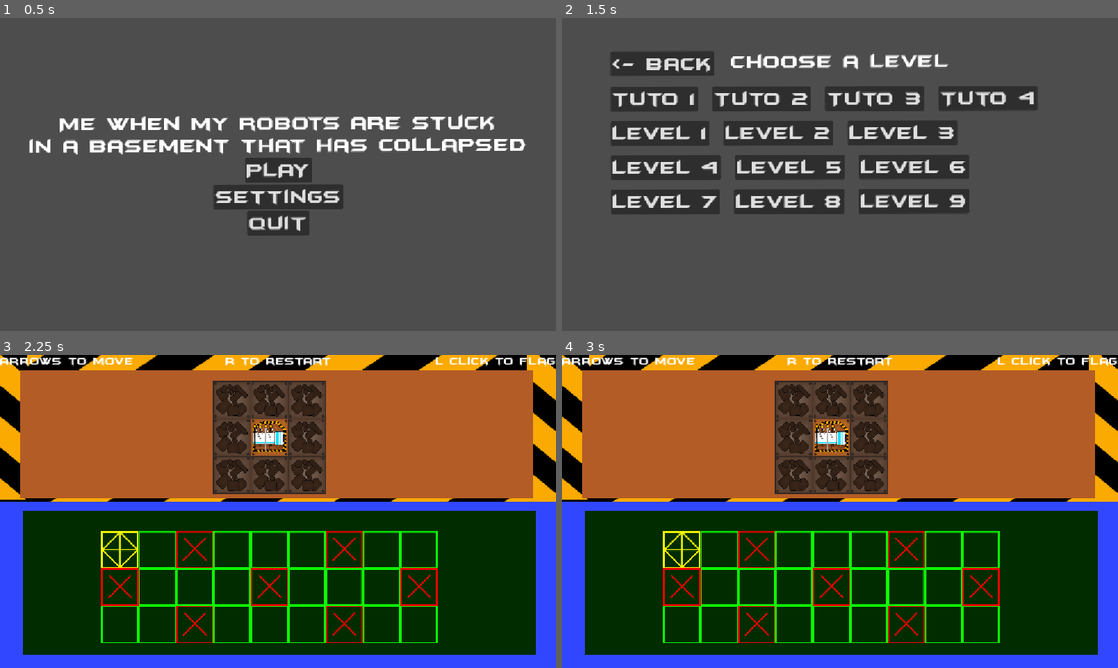
Above: before the commit, frames 1-4 (two rows, left to right).
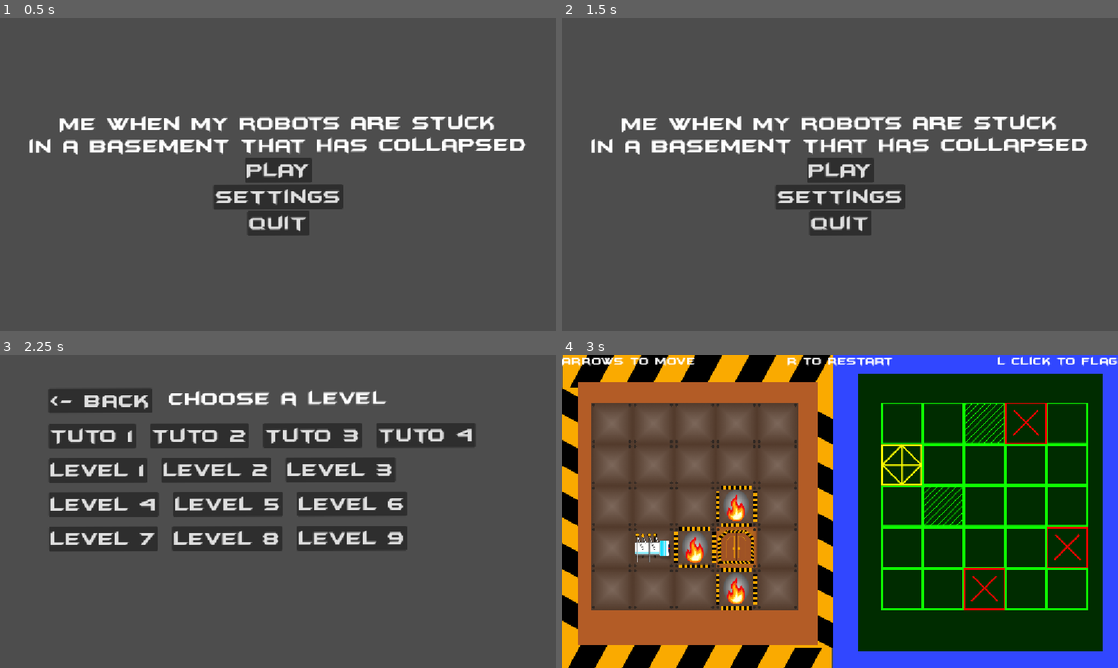
Above: after the commit, the same moments.

Repository: yuesubi/unijam-2026
Game: Godot game, scene res://Scenes/SceneContainers/meta_menu.tscn
Same seed, same stepped clock (60 frames per second), same inputs: the game is played once before the commit and once after it.
Inputs (mouse positions are in pixels of both pictures, inside the frame that each line leads up to):
- Up to frame 1 (0.5 s): no input
- Up to frame 2 (1.5 s): click "PLAY" at 0.5 s; click "<- back" at 1.25 s
- Up to frame 3 (2.25 s): click (278, 508) at 2 s, where only the run after the commit has a clickable "PLAY"
- Up to frame 4 (3 s): click (662, 470) at 2.75 s, where only the run after the commit has a clickable "Level 1"

Frame 1 is identical in both runs. In frame 2, 23% of the frame differs, in the area x 5-95%, y 10-70%; in frame 3, 99%, in the area x 0-100%, y 0-100%; in frame 4, 75%.

Commit message:
Fix back button

Diff:
--- a/into-the-maze/Scenes/Menus/level_selection_menu.tscn
+++ b/into-the-maze/Scenes/Menus/level_selection_menu.tscn
@@ -27,12 +27,6 @@
 theme_override_constants/margin_right = 100
 theme_override_constants/margin_bottom = 70
 
-[node name="BackButton" type="Button" parent="MarginContainer" unique_id=1646722162]
-layout_mode = 2
-size_flags_horizontal = 0
-size_flags_vertical = 0
-text = "<- back"
-
 [node name="VBoxContainer" type="VBoxContainer" parent="MarginContainer" unique_id=1558994645]
 layout_mode = 2
 theme_override_constants/separation = 30
@@ -53,5 +47,12 @@
 theme_override_constants/h_separation = 30
 theme_override_constants/v_separation = 20
 
-[connection signal="back" from="." to="." method="reload_scene"]
+[node name="BackButton" type="Button" parent="MarginContainer" unique_id=1646722162]
+layout_mode = 2
+size_flags_horizontal = 0
+size_flags_vertical = 0
+text = "<- back"
+
+[connection signal="back" from="." to="." method="switch_to"]
+[connection signal="mouse_entered" from="MarginContainer/BackButton" to="." method="_on_back_button_mouse_entered"]
 [connection signal="pressed" from="MarginContainer/BackButton" to="." method="_on_back_button_pressed"]
--- a/into-the-maze/Scenes/Menus/main_menu.tscn
+++ b/into-the-maze/Scenes/Menus/main_menu.tscn
@@ -5,10 +5,6 @@
 [ext_resource type="PackedScene" uid="uid://bsbcv6n746omc" path="res://Scenes/Panels/volume_panel.tscn" id="2_48xlc"]
 
 [sub_resource type="Theme" id="Theme_1htm7"]
-
-[sub_resource type="AudioStreamPolyphonic" id="AudioStreamPolyphonic_btwxh"]
-
-[sub_resource type="AudioStreamPolyphonic" id="AudioStreamPolyphonic_vxqd5"]
 
 [node name="MainMenu" type="Control" unique_id=1431110107]
 layout_mode = 3
@@ -68,24 +64,6 @@
 offset_right = 299.1098
 offset_bottom = 251.08801
 
-[node name="SFXAudioPlayer" type="AudioStreamPlayer2D" parent="." unique_id=821201831]
-unique_name_in_owner = true
-rotation = -0.0038796184
-stream = SubResource("AudioStreamPolyphonic_btwxh")
-autoplay = true
-attenuation = 0.0
-max_polyphony = 5
-panning_strength = 0.0
-
-[node name="SoundtrackAudioPlayer" type="AudioStreamPlayer2D" parent="." unique_id=85031159]
-unique_name_in_owner = true
-rotation = -0.0038796184
-stream = SubResource("AudioStreamPolyphonic_vxqd5")
-autoplay = true
-attenuation = 0.0
-max_polyphony = 5
-panning_strength = 0.0
-
 [connection signal="mouse_entered" from="VBoxContainer/PlayButton" to="." method="_on_play_button_mouse_entered"]
 [connection signal="pressed" from="VBoxContainer/PlayButton" to="." method="_on_play_button_pressed"]
 [connection signal="mouse_entered" from="VBoxContainer/SettingsButton" to="." method="_on_settings_button_mouse_entered"]
--- a/into-the-maze/Scripts/Menu/level_selection_menu.gd
+++ b/into-the-maze/Scripts/Menu/level_selection_menu.gd
@@ -1,7 +1,7 @@
 extends "res://Scripts/contenerized_scene.gd"
 
 signal back(scene: PackedScene)
-var main_menu_scene = preload("res://Scenes/Menus/main_menu.tscn")
+var main_menu_scene = load("res://Scenes/Menus/main_menu.tscn")
 
 class LevelEntry:
 	var name: String
@@ -58,4 +58,9 @@
 
 
 func _on_back_button_pressed() -> void:
-	back.emit(main_menu_scene)
+	SoundtrackManager.play_main_menu()
+	switching_to.emit(main_menu_scene)
+
+
+func _on_back_button_mouse_entered() -> void:
+	SfxPlayer.play(SfxPlayer.Hover)
--- a/into-the-maze/Scripts/scene_holder.gd
+++ b/into-the-maze/Scripts/scene_holder.gd
@@ -17,6 +17,7 @@
 	switch_to(self.current_scene)
 
 func switch_to(packed_scene: PackedScene) -> void:
+
 	for child in self.get_children():
 		child.queue_free()
 
